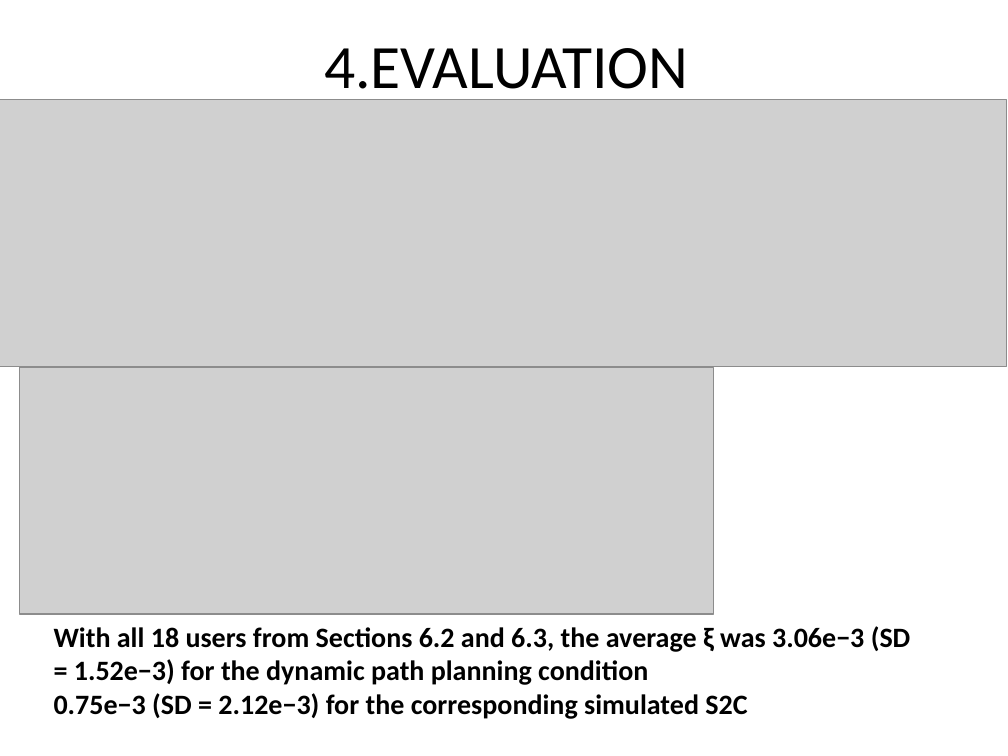
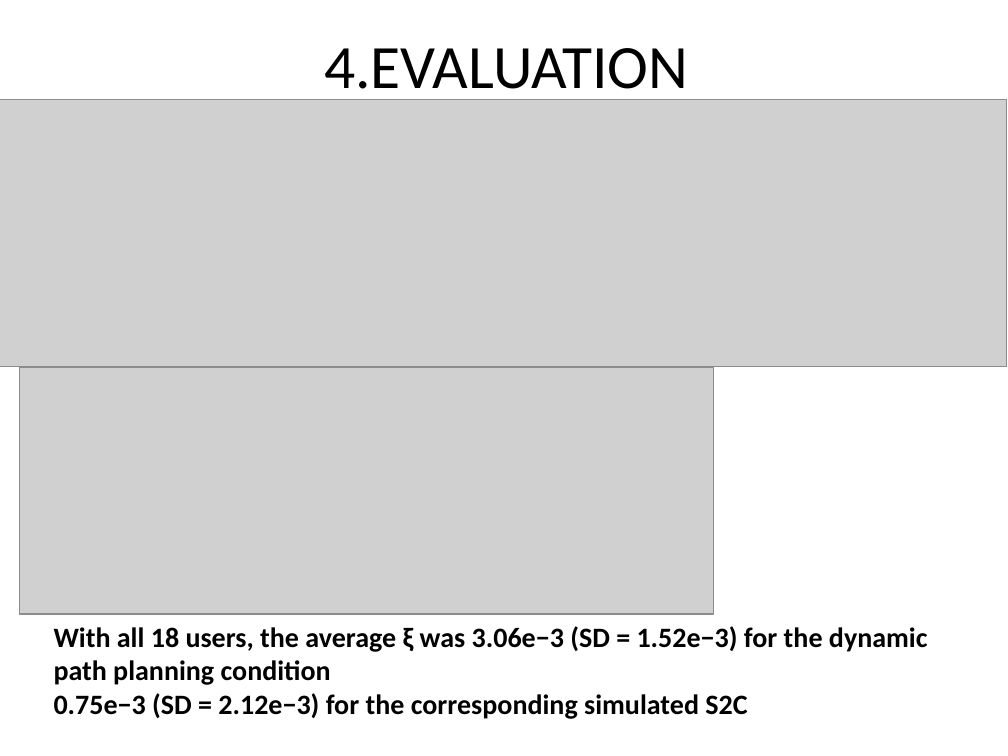
Before and after one commit to Ritchielambda/Paper, a slide deck: slide 18 of Redirection.pptx. Drawn at 1008x756 pixels with LibreOffice and Linux fonts; fonts in the diff are those of the drawing; grey boxes stand for pictures. Boxes give left, top, right and bottom in pixels: in the first picture for what was removed or moved away, otherwise in the second. Text is boxed around its words. In the diff, an @@ line names an element or a change of style, - is before the commit and + after.

Commit message:
11

```diff
--- a/Redirection.pptx
+++ b/Redirection.pptx
@@ text at box(54, 626, 928, 685): text changed @@
-With all 18 users from Sections 6.2 and 6.3, the average ξ was 3.06e−3 (SD = 1.52e−3) for the dynamic path planning condition
+With all 18 users, the average ξ was 3.06e−3 (SD = 1.52e−3) for the dynamic path planning condition
```
Also in this commit, not shown: 2 other slides changed.
